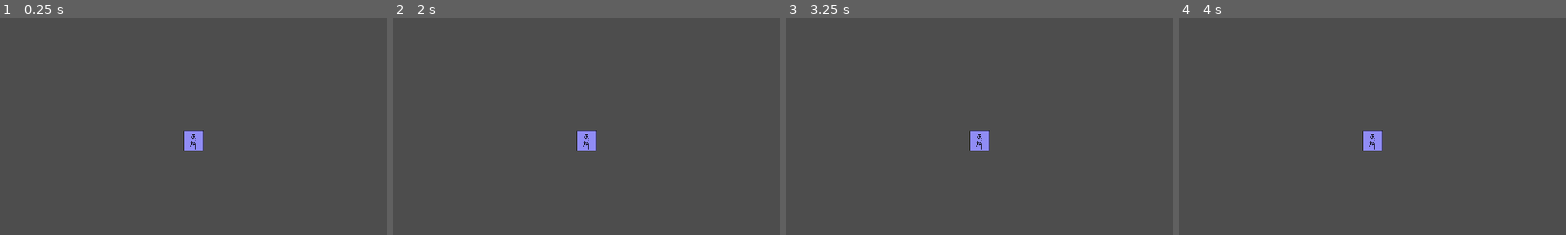
Above: before the commit, frames 1-4 (left to right).
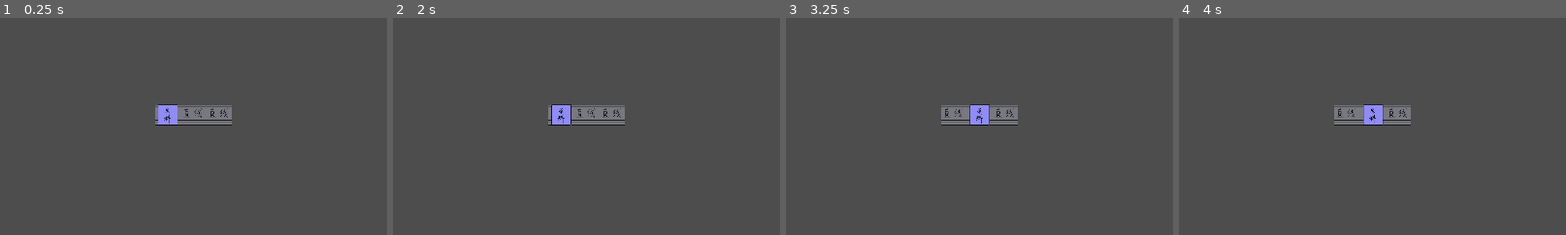
Above: after the commit, the same moments.

Repository: vic328005/NewProject1
Game: Godot game, scene res://scenes/main.tscn
Two runs of this game, one before a commit and one after it. Both use one fixed random seed, a clock stepped at 60 frames per second and the inputs below.
Inputs:
- Up to frame 1 (0.25 s): no input
- Up to frame 2 (2 s): tap Enter at 0.5 s; tap Space at 1.25 s
- Up to frame 3 (3.25 s): tap Enter at 2.75 s
- Up to frame 4 (4 s): tap Space at 3.5 s
The pictures show only the part of the screen within x 25-75%, y 22-72%; the shares and areas given below are measured in that part.

The runs differ from the first frame. In frame 1, 2.2% of the frame differs, in the area x 40-60%, y 39-62%; in frame 2, 2.3%; in frame 3, 2.2%; in frame 4, 2.2%.

Commit message:
cargo平滑移动

Diff:
--- a/scenes/world.tscn
+++ b/scenes/world.tscn
@@ -2,10 +2,21 @@
 
 [ext_resource type="Script" uid="uid://b2joei7fll84s" path="res://scripts/world.gd" id="1_rwgxs"]
 [ext_resource type="PackedScene" uid="uid://bqakem14t0x81" path="res://prefabs/cargo.tscn" id="2_4wyf3"]
+[ext_resource type="PackedScene" uid="uid://ceanj1p1pcm8t" path="res://prefabs/belt.tscn" id="3_4wyf3"]
 
 [node name="World" type="Node2D" unique_id=1448553848]
 script = ExtResource("1_rwgxs")
 
 [node name="Camera2D" type="Camera2D" parent="." unique_id=299927247]
 
+[node name="Belt" parent="." unique_id=1037888241 instance=ExtResource("3_4wyf3")]
+position = Vector2(-32, -40)
+
+[node name="Belt2" parent="." unique_id=1434355427 instance=ExtResource("3_4wyf3")]
+position = Vector2(32, -40)
+
+[node name="Belt3" parent="." unique_id=1128358001 instance=ExtResource("3_4wyf3")]
+position = Vector2(96, -40)
+
 [node name="Cargo" parent="." unique_id=918002718 instance=ExtResource("2_4wyf3")]
+position = Vector2(-40, -40)
--- a/scripts/beat_conductor.gd
+++ b/scripts/beat_conductor.gd
@@ -32,4 +32,6 @@
 
 func _on_beat_timer_timeout() -> void:
 	_beat_index += 1
-	beat_fired.emit(_beat_index, Time.get_ticks_msec() / 1000.0)
+	var beat_time := Time.get_ticks_msec() / 1000.0
+	print("Beat fired: %d at %.3f" % [_beat_index, beat_time])
+	beat_fired.emit(_beat_index, beat_time)
--- a/scripts/belt.gd
+++ b/scripts/belt.gd
@@ -108,52 +108,52 @@
 		_:
 			return Vector2i.LEFT
 
-
-func _draw() -> void:
-	var rect := Rect2(Vector2.ZERO, Vector2.ONE * PREVIEW_CELL_SIZE)
-	var fill_color := Color(0.20, 0.52, 0.78, 0.85)
-
-	if beat_interval == 1:
-		fill_color = Color(0.88, 0.48, 0.18, 0.9)
-
-	draw_rect(rect, fill_color, true)
-	draw_rect(rect, Color(0.08, 0.12, 0.16, 0.95), false, 2.0)
-
-	var points := PackedVector2Array()
-	match turn_mode:
-		TurnMode.LEFT:
-			points = PackedVector2Array([
-				Vector2(PREVIEW_CELL_SIZE * 0.22, PREVIEW_CELL_SIZE * 0.5),
-				Vector2(PREVIEW_CELL_SIZE * 0.5, PREVIEW_CELL_SIZE * 0.5),
-				Vector2(PREVIEW_CELL_SIZE * 0.5, PREVIEW_CELL_SIZE * 0.22),
-			])
-		TurnMode.RIGHT:
-			points = PackedVector2Array([
-				Vector2(PREVIEW_CELL_SIZE * 0.22, PREVIEW_CELL_SIZE * 0.5),
-				Vector2(PREVIEW_CELL_SIZE * 0.5, PREVIEW_CELL_SIZE * 0.5),
-				Vector2(PREVIEW_CELL_SIZE * 0.5, PREVIEW_CELL_SIZE * 0.78),
-			])
-		_:
-			points = PackedVector2Array([
-				Vector2(PREVIEW_CELL_SIZE * 0.22, PREVIEW_CELL_SIZE * 0.5),
-				Vector2(PREVIEW_CELL_SIZE * 0.78, PREVIEW_CELL_SIZE * 0.5),
-			])
-
-	for index in range(points.size()):
-		points[index] = (points[index] - PREVIEW_CENTER).rotated(float(facing) * PI * 0.5) + PREVIEW_CENTER
-
-	draw_polyline(points, Color.WHITE, 6.0)
-
-	var tip := points[points.size() - 1]
-	var tail := points[points.size() - 2]
-	var arrow_direction := (tip - tail).normalized()
-	var arrow_normal := Vector2(-arrow_direction.y, arrow_direction.x)
-	var arrow_size := 10.0
-	draw_colored_polygon(
-		PackedVector2Array([
-			tip,
-			tip - arrow_direction * arrow_size + arrow_normal * (arrow_size * 0.6),
-			tip - arrow_direction * arrow_size - arrow_normal * (arrow_size * 0.6),
-		]),
-		Color.WHITE
-	)
+#
+#func _draw() -> void:
+#	var rect := Rect2(Vector2.ZERO, Vector2.ONE * PREVIEW_CELL_SIZE)
+#	var fill_color := Color(0.20, 0.52, 0.78, 0.85)
+#
+#	if beat_interval == 1:
+#		fill_color = Color(0.88, 0.48, 0.18, 0.9)
+#
+#	draw_rect(rect, fill_color, true)
+#	draw_rect(rect, Color(0.08, 0.12, 0.16, 0.95), false, 2.0)
+#
+#	var points := PackedVector2Array()
+#	match turn_mode:
+#		TurnMode.LEFT:
+#			points = PackedVector2Array([
+#				Vector2(PREVIEW_CELL_SIZE * 0.22, PREVIEW_CELL_SIZE * 0.5),
+#				Vector2(PREVIEW_CELL_SIZE * 0.5, PREVIEW_CELL_SIZE * 0.5),
+#				Vector2(PREVIEW_CELL_SIZE * 0.5, PREVIEW_CELL_SIZE * 0.22),
+#			])
+#		TurnMode.RIGHT:
+#			points = PackedVector2Array([
+#				Vector2(PREVIEW_CELL_SIZE * 0.22, PREVIEW_CELL_SIZE * 0.5),
+#				Vector2(PREVIEW_CELL_SIZE * 0.5, PREVIEW_CELL_SIZE * 0.5),
+#				Vector2(PREVIEW_CELL_SIZE * 0.5, PREVIEW_CELL_SIZE * 0.78),
+#			])
+#		_:
+#			points = PackedVector2Array([
+#				Vector2(PREVIEW_CELL_SIZE * 0.22, PREVIEW_CELL_SIZE * 0.5),
+#				Vector2(PREVIEW_CELL_SIZE * 0.78, PREVIEW_CELL_SIZE * 0.5),
+#			])
+#
+#	for index in range(points.size()):
+#		points[index] = (points[index] - PREVIEW_CENTER).rotated(float(facing) * PI * 0.5) + PREVIEW_CENTER
+#
+#	draw_polyline(points, Color.WHITE, 6.0)
+#
+#	var tip := points[points.size() - 1]
+#	var tail := points[points.size() - 2]
+#	var arrow_direction := (tip - tail).normalized()
+#	var arrow_normal := Vector2(-arrow_direction.y, arrow_direction.x)
+#	var arrow_size := 10.0
+#	draw_colored_polygon(
+#		PackedVector2Array([
+#			tip,
+#			tip - arrow_direction * arrow_size + arrow_normal * (arrow_size * 0.6),
+#			tip - arrow_direction * arrow_size - arrow_normal * (arrow_size * 0.6),
+#		]),
+#		Color.WHITE
+#	)
--- a/scripts/cargo.gd
+++ b/scripts/cargo.gd
@@ -1,9 +1,12 @@
 extends Node2D
 class_name Cargo
+
+const MOVE_DURATION_RATIO := 0.9
 
 var _world: World
 var _registered_cell: Vector2i
 var _is_registered_to_layer := false
+var _move_tween: Tween
 
 
 func _ready() -> void:
@@ -12,6 +15,7 @@
 
 
 func _exit_tree() -> void:
+	_stop_move_tween()
 	_unregister_from_cargo_layer()
 
 
@@ -21,6 +25,7 @@
 
 	_registered_cell = _world.world_to_cell(_world.to_local(global_position))
 	_world.cargo_layer.set_cell(_registered_cell, self)
+	_stop_move_tween()
 	global_position = _world.to_global(_world.cell_to_world(_registered_cell))
 	_is_registered_to_layer = true
 
@@ -58,8 +63,46 @@
 	if _world.cargo_layer.get_cell(_registered_cell) != self:
 		return false
 
+	var target_global_position := _world.to_global(_world.cell_to_world(target_cell))
 	_world.cargo_layer.erase_cell(_registered_cell)
 	_world.cargo_layer.set_cell(target_cell, self)
 	_registered_cell = target_cell
-	global_position = _world.to_global(_world.cell_to_world(_registered_cell))
+	_start_move_to_global_position(target_global_position)
 	return true
+
+
+func _start_move_to_global_position(target_global_position: Vector2) -> void:
+	_stop_move_tween()
+
+	if global_position.is_equal_approx(target_global_position):
+		global_position = target_global_position
+		return
+
+	var move_duration := _get_move_duration_seconds()
+	if move_duration <= 0.0:
+		global_position = target_global_position
+		return
+
+	_move_tween = create_tween()
+	var move_tweener := _move_tween.tween_property(self, "global_position", target_global_position, move_duration)
+	move_tweener.set_trans(Tween.TRANS_LINEAR)
+	_move_tween.finished.connect(_on_move_tween_finished)
+
+
+func _get_move_duration_seconds() -> float:
+	if not is_instance_valid(GM.beat_conductor):
+		return 0.0
+
+	return maxf(GM.beat_conductor.get_beat_interval_seconds() * MOVE_DURATION_RATIO, 0.0)
+
+
+func _stop_move_tween() -> void:
+	if not is_instance_valid(_move_tween):
+		return
+
+	_move_tween.kill()
+	_move_tween = null
+
+
+func _on_move_tween_finished() -> void:
+	_move_tween = null
